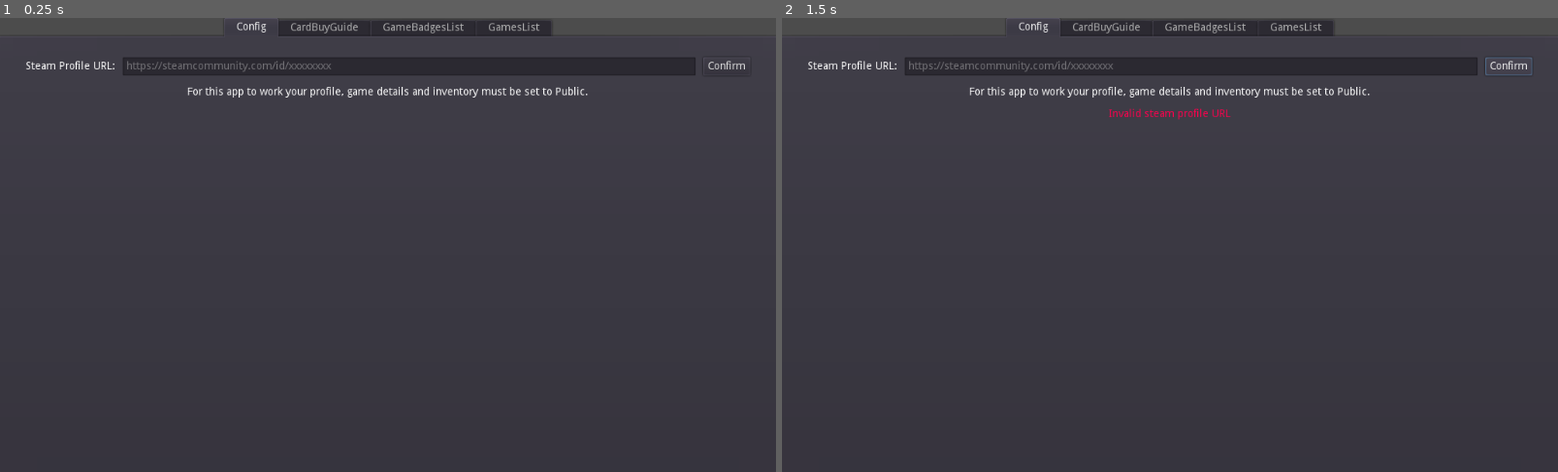
Above: before the commit, frames 1-2 (left to right).
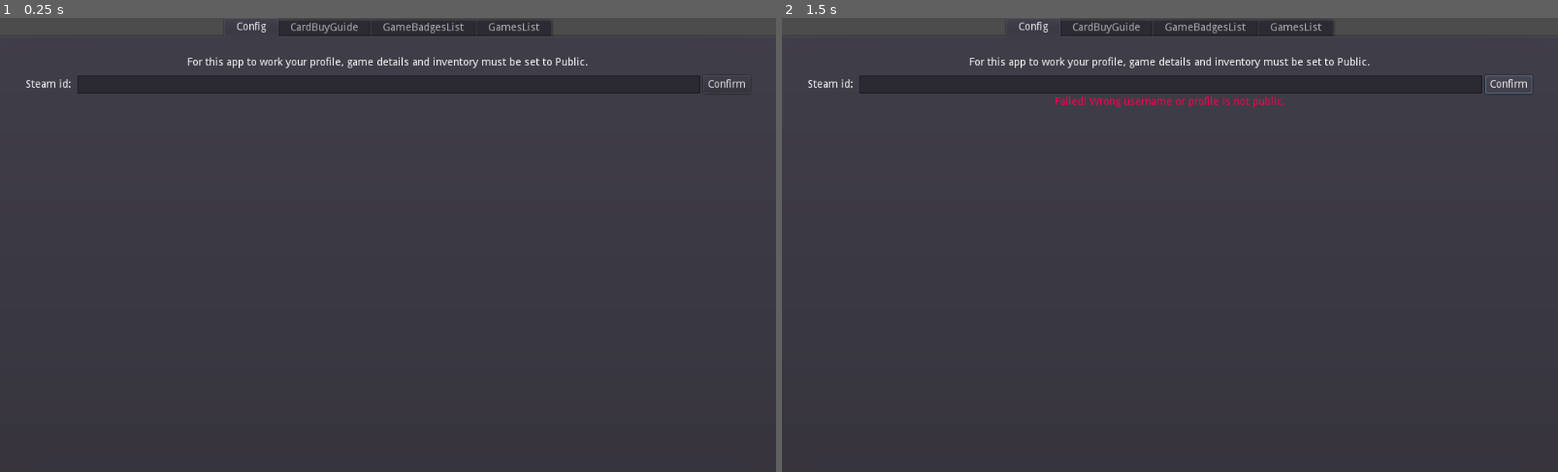
Above: after the commit, the same moments.

Repository: eh-jogos/SteamBadgesMarketGuide
Game: Godot game, scene res://main_app/MainScene.tscn
Two runs of this game, one before a commit and one after it. Both use one fixed random seed, a clock stepped at 60 frames per second and the inputs below.
Inputs:
- Up to frame 1 (0.25 s): no input
- Up to frame 2 (1.5 s): click "Confirm" at 0.5 s; click "Confirm" at 1.25 s

The runs differ from the first frame. In frame 1, 2.0% of the frame differs, in the area x 3-97%, y 8-18%; in frame 2, 2.5%, in the area x 3-97%, y 8-23%.

Commit message:
Validate username through ProfileSetupBlock and new Request

Diff:
--- a/globals/Database.gd
+++ b/globals/Database.gd
@@ -45,6 +45,14 @@
 
 func get_custom_url() -> String:
 	return user_data.steam_custom_url
+
+
+func is_profile_configured() -> bool:
+	var value: bool = (
+			not get_custom_url().empty()
+			and not games.empty()
+	)
+	return value
 
 
 func request_games() -> void:
--- a/globals/request_handlers/RequestHandler.tscn
+++ b/globals/request_handlers/RequestHandler.tscn
@@ -9,4 +9,5 @@
 one_shot = true
 
 [node name="Slots" type="Node" parent="."]
+
 [connection signal="timeout" from="Timer" to="." method="_on_Timer_timeout"]
--- /dev/null
+++ b/globals/requests/UserProfilePageRequest.gd
@@ -0,0 +1,90 @@
+# Requests profile to validade username is correct and profile is public
+class_name UserProfileRequest
+extends HTTPRequest
+
+### Member Variables and Dependencies -------------------------------------------------------------
+#--- signals --------------------------------------------------------------------------------------
+
+signal user_page_success(p_user_id)
+signal user_page_failed
+
+#--- enums ----------------------------------------------------------------------------------------
+
+#--- constants ------------------------------------------------------------------------------------
+
+const URL = "https://steamcommunity.com/id/%s"
+
+#--- public variables - order: export > normal var > onready --------------------------------------
+
+#--- private variables - order: export > normal var > onready -------------------------------------
+
+export var user_id := ""
+
+export var should_log := false
+
+### -----------------------------------------------------------------------------------------------
+
+
+### Built in Engine Methods -----------------------------------------------------------------------
+
+func _ready():
+	# warning-ignore:return_value_discarded
+	connect("request_completed", self, "_on_request_completed")
+	request_user_profile()
+
+### -----------------------------------------------------------------------------------------------
+
+
+### Public Methods --------------------------------------------------------------------------------
+
+func request_user_profile() -> void:
+	if should_log:
+		print_debug("requesting url: %s"%[URL%[user_id]])
+
+	var error = request(URL%[user_id])
+	if  error != OK:
+		push_warning("Something went wrong with UserProfileRequest | Error: %s"%[error])
+		assert(false)
+		emit_signal("user_page_failed")
+		queue_free()
+
+### -----------------------------------------------------------------------------------------------
+
+
+### Private Methods -------------------------------------------------------------------------------
+
+func _on_request_completed(
+			result: int,
+			response_code: int,
+			headers: PoolStringArray,
+			body: PoolByteArray
+	) -> void:
+	if result != OK and response_code != 200:
+		var msg = {
+			result = result,
+			response_code = response_code,
+			headers = headers,
+			body = body.get_string_from_utf8(),
+		}
+
+		print_debug(JSON.print(msg, "  "))
+
+		push_error("Request Response Error | result: %s | response_code: %s"%[result, response_code])
+		assert(false)
+		emit_signal("user_page_failed")
+		queue_free()
+	else:
+		var html_raw: String = body.get_string_from_utf8()
+
+		var is_success := html_raw.find("The specified profile could not be found") == -1
+		if is_success:
+			emit_signal("user_page_success", user_id)
+		else:
+			emit_signal("user_page_failed")
+
+		if should_log:
+			print_debug("User Profile Response arrived | is success: %s"%[is_success])
+
+		queue_free()
+
+### -----------------------------------------------------------------------------------------------
--- a/main_app/tab_scenes/config/Config.gd
+++ b/main_app/tab_scenes/config/Config.gd
@@ -8,17 +8,13 @@
 
 #--- constants ------------------------------------------------------------------------------------
 
-const STEAM_PROFILE_URL = "https://steamcommunity.com/id"
-
 #--- public variables - order: export > normal var > onready --------------------------------------
 
 #--- private variables - order: export > normal var > onready -------------------------------------
 
-onready var _url_line_edit: LineEdit = $Content/CustomUrl/LineEdit
 onready var _button_initialize: Button = $Content/Inititalize
 onready var _button_incomplete: Button = $Content/IncompleteBadgePrices
 onready var _button_complete: Button = $Content/CompletedBadgePrices
-onready var _label_invalid: Label = $Content/InvalidCustomUrl
 onready var _label_progress: Label = $Content/InitializeProgress
 onready var _label_nameid_warning: Label = $Content/WarningLabel2
 onready var _label_incomplete: Label = $Content/IncompleteBadgeProgress
@@ -30,14 +26,12 @@
 ### Built in Engine Methods -----------------------------------------------------------------------
 
 func _ready():
-	_label_invalid.hide()
 	_label_progress.hide()
 	_label_nameid_warning.hide()
 	_label_complete.hide()
 	_label_incomplete.hide()
 
-	if Database.user_data.steam_custom_url != "":
-		_url_line_edit.text = STEAM_PROFILE_URL + "/" + Database.get_custom_url()
+	if Database.is_profile_configured():
 		_button_initialize.show()
 	else:
 		_button_initialize.hide()
@@ -62,30 +56,7 @@
 
 ### Private Methods -------------------------------------------------------------------------------
 
-func _handle_steam_profile_url(url: String) -> void:
-	if url.find(STEAM_PROFILE_URL) == -1:
-		_label_invalid.show()
-		return
-
-	var custom_url = url.replace(STEAM_PROFILE_URL, "").replace("/", "")
-
-	Database.change_user(custom_url)
-	_button_initialize.show()
-
 ### -----------------------------------------------------------------------------------------------
-
-
-func _on_LineEdit_text_entered(new_text: String) -> void:
-	_handle_steam_profile_url(new_text)
-
-
-func _on_Button_pressed() -> void:
-	_handle_steam_profile_url(_url_line_edit.text)
-
-
-func _on_LineEdit_text_changed(new_text):
-	_label_invalid.hide()
-
 
 func _on_Inititalize_pressed():
 	Database.request_games()
--- a/main_app/tab_scenes/config/Config.tscn
+++ b/main_app/tab_scenes/config/Config.tscn
@@ -1,8 +1,9 @@
-[gd_scene load_steps=4 format=2]
+[gd_scene load_steps=5 format=2]
 
 [ext_resource path="res://main_app/tab_scenes/config/Config.gd" type="Script" id=1]
 [ext_resource path="res://main_app/tab_scenes/config/Progress.gd" type="Script" id=2]
 [ext_resource path="res://main_app/tab_scenes/config/BadgeProgress.gd" type="Script" id=3]
+[ext_resource path="res://main_app/tab_scenes/config/ProfileSetupBlock.tscn" type="PackedScene" id=4]
 
 [node name="Config" type="MarginContainer"]
 anchor_right = 1.0
@@ -12,9 +13,6 @@
 custom_constants/margin_left = 30
 custom_constants/margin_bottom = 30
 script = ExtResource( 1 )
-__meta__ = {
-"_edit_use_anchors_": false
-}
 
 [node name="Content" type="VBoxContainer" parent="."]
 margin_left = 30.0
@@ -23,60 +21,21 @@
 margin_bottom = 570.0
 custom_constants/separation = 15
 
-[node name="CustomUrl" type="HBoxContainer" parent="Content"]
-margin_right = 964.0
-margin_bottom = 24.0
-custom_constants/separation = 10
-
-[node name="Label" type="Label" parent="Content/CustomUrl"]
-margin_top = 5.0
-margin_right = 118.0
-margin_bottom = 19.0
-text = "Steam Profile URL:"
-align = 2
-
-[node name="LineEdit" type="LineEdit" parent="Content/CustomUrl"]
-margin_left = 128.0
-margin_right = 892.0
-margin_bottom = 24.0
-size_flags_horizontal = 3
-placeholder_text = "https://steamcommunity.com/id/xxxxxxxx"
-placeholder_alpha = 0.4
-
-[node name="Button" type="Button" parent="Content/CustomUrl"]
-margin_left = 902.0
-margin_right = 964.0
-margin_bottom = 24.0
-text = "Confirm"
-
-[node name="WarningLabel" type="Label" parent="Content"]
-margin_top = 39.0
-margin_right = 964.0
-margin_bottom = 53.0
-text = "For this app to work your profile, game details and inventory must be set to Public."
-align = 1
-
-[node name="InvalidCustomUrl" type="Label" parent="Content"]
-visible = false
-margin_top = 68.0
-margin_right = 964.0
-margin_bottom = 82.0
-custom_colors/font_color = Color( 1, 0, 0.305882, 1 )
-text = "Invalid steam profile URL"
-align = 1
+[node name="ProfileSetupBlock" parent="Content" instance=ExtResource( 4 )]
+margin_bottom = 48.0
 
 [node name="Inititalize" type="Button" parent="Content"]
 margin_left = 392.0
-margin_top = 68.0
+margin_top = 63.0
 margin_right = 572.0
-margin_bottom = 88.0
+margin_bottom = 83.0
 size_flags_horizontal = 4
 text = "Get Game and Badge Data"
 
 [node name="InitializeProgress" type="Label" parent="Content"]
-margin_top = 103.0
+margin_top = 98.0
 margin_right = 964.0
-margin_bottom = 134.0
+margin_bottom = 129.0
 custom_colors/font_color = Color( 0.592157, 1, 0, 1 )
 text = "Scrubbing Games Data (%03d/%03d)
 Scrubbing Badge Data (%03d/%03d)"
@@ -84,9 +43,9 @@
 script = ExtResource( 2 )
 
 [node name="WarningLabel2" type="Label" parent="Content"]
-margin_top = 149.0
+margin_top = 144.0
 margin_right = 964.0
-margin_bottom = 180.0
+margin_bottom = 175.0
 text = "(Getting name_ids is really slow, and has a 5 minute cooldown when requests exceed a certain limit.
 But it is done only once per card, future price updates are much faster)"
 align = 1
@@ -94,16 +53,16 @@
 
 [node name="IncompleteBadgePrices" type="Button" parent="Content"]
 margin_left = 353.0
-margin_top = 195.0
+margin_top = 190.0
 margin_right = 611.0
-margin_bottom = 215.0
+margin_bottom = 210.0
 size_flags_horizontal = 4
 text = "Inititlize Prices for Incomplete Badges"
 
 [node name="IncompleteBadgeProgress" type="Label" parent="Content"]
-margin_top = 230.0
+margin_top = 225.0
 margin_right = 964.0
-margin_bottom = 278.0
+margin_bottom = 273.0
 custom_colors/font_color = Color( 0.592157, 1, 0, 1 )
 text = "Scrubbing Card Name ids (%05d/%05d)
 Getting Card Prices (%05d/%05d)
@@ -113,25 +72,23 @@
 
 [node name="CompletedBadgePrices" type="Button" parent="Content"]
 margin_left = 355.0
-margin_top = 293.0
+margin_top = 288.0
 margin_right = 609.0
-margin_bottom = 313.0
+margin_bottom = 308.0
 size_flags_horizontal = 4
 text = "Inititlize Prices for Completed Badges"
 
 [node name="CompleteBadgeProgress" type="Label" parent="Content"]
-margin_top = 328.0
+margin_top = 323.0
 margin_right = 964.0
-margin_bottom = 376.0
+margin_bottom = 371.0
 custom_colors/font_color = Color( 0.592157, 1, 0, 1 )
 text = "Scrubbing Card Name ids (%03d/%35d)
 Getting Card Prices (%03d/%03d)
 requests cooldown: %02d:%02d"
 align = 1
 script = ExtResource( 3 )
-[connection signal="text_changed" from="Content/CustomUrl/LineEdit" to="." method="_on_LineEdit_text_changed"]
-[connection signal="text_entered" from="Content/CustomUrl/LineEdit" to="." method="_on_LineEdit_text_entered"]
-[connection signal="pressed" from="Content/CustomUrl/Button" to="." method="_on_Button_pressed"]
+
 [connection signal="pressed" from="Content/Inititalize" to="." method="_on_Inititalize_pressed"]
 [connection signal="pressed" from="Content/IncompleteBadgePrices" to="." method="_on_IncompleteBadgePrices_pressed"]
 [connection signal="pressed" from="Content/CompletedBadgePrices" to="." method="_on_CompletedBadgePrices_pressed"]
--- /dev/null
+++ b/main_app/tab_scenes/config/ProfileSetupBlock.gd
@@ -0,0 +1,68 @@
+# Write your doc string for this file here
+class_name ProfileSetup
+extends VBoxContainer
+
+### Member Variables and Dependencies -------------------------------------------------------------
+#--- signals --------------------------------------------------------------------------------------
+
+#--- enums ----------------------------------------------------------------------------------------
+
+#--- constants ------------------------------------------------------------------------------------
+
+#--- public variables - order: export > normal var > onready --------------------------------------
+
+#--- private variables - order: export > normal var > onready -------------------------------------
+
+onready var _confirm_id: Button = $IDBlock/IdLine/ConfirmId
+onready var _line_edit_id: LineEdit = $IDBlock/IdLine/LineEdit
+onready var _status_id: AnimationPlayer = $IDBlock/IDStatus
+
+### -----------------------------------------------------------------------------------------------
+
+
+### Built in Engine Methods -----------------------------------------------------------------------
+
+func _ready() -> void:
+	var current_id := Database.get_custom_url()
+	if not current_id.empty():
+		_status_id.play("success")
+		_line_edit_id.text = current_id
+	else:
+		_status_id.play("RESET")
+
+### -----------------------------------------------------------------------------------------------
+
+
+### Public Methods --------------------------------------------------------------------------------
+
+### -----------------------------------------------------------------------------------------------
+
+
+### Private Methods -------------------------------------------------------------------------------
+
+func _on_ConfirmId_pressed() -> void:
+	_confirm_id.disabled = true
+	var current_id := _line_edit_id.text
+	if current_id.empty():
+		_on_user_page_failed()
+		return
+
+	var request := UserProfileRequest.new()
+	request.user_id = current_id
+	request.connect("user_page_failed", self, "_on_user_page_failed")
+	request.connect("user_page_success", self, "_on_user_page_success")
+	add_child(request)
+
+
+func _on_user_page_failed() -> void:
+	_status_id.play("failed")
+	_confirm_id.disabled = false
+
+
+func _on_user_page_success(user_id: String) -> void:
+	_status_id.play("success")
+	_confirm_id.disabled = false
+	Database.change_user(user_id)
+
+
+### -----------------------------------------------------------------------------------------------
--- /dev/null
+++ b/main_app/tab_scenes/config/ProfileSetupBlock.tscn
@@ -0,0 +1,213 @@
+[gd_scene load_steps=5 format=2]
+
+[ext_resource path="res://main_app/tab_scenes/config/ProfileSetupBlock.gd" type="Script" id=1]
+
+[sub_resource type="Animation" id=1]
+length = 0.001
+tracks/0/type = "value"
+tracks/0/path = NodePath("LabelInvalid:visible")
+tracks/0/interp = 1
+tracks/0/loop_wrap = true
+tracks/0/imported = false
+tracks/0/enabled = true
+tracks/0/keys = {
+"times": PoolRealArray( 0 ),
+"transitions": PoolRealArray( 1 ),
+"update": 1,
+"values": [ false ]
+}
+tracks/1/type = "value"
+tracks/1/path = NodePath("LabelSuccess:visible")
+tracks/1/interp = 1
+tracks/1/loop_wrap = true
+tracks/1/imported = false
+tracks/1/enabled = true
+tracks/1/keys = {
+"times": PoolRealArray( 0 ),
+"transitions": PoolRealArray( 1 ),
+"update": 1,
+"values": [ false ]
+}
+tracks/2/type = "value"
+tracks/2/path = NodePath("../SourceBlock:visible")
+tracks/2/interp = 1
+tracks/2/loop_wrap = true
+tracks/2/imported = false
+tracks/2/enabled = true
+tracks/2/keys = {
+"times": PoolRealArray( 0 ),
+"transitions": PoolRealArray( 1 ),
+"update": 1,
+"values": [ false ]
+}
+
+[sub_resource type="Animation" id=3]
+resource_name = "failed"
+length = 0.001
+tracks/0/type = "value"
+tracks/0/path = NodePath("LabelInvalid:visible")
+tracks/0/interp = 1
+tracks/0/loop_wrap = true
+tracks/0/imported = false
+tracks/0/enabled = true
+tracks/0/keys = {
+"times": PoolRealArray( 0 ),
+"transitions": PoolRealArray( 1 ),
+"update": 1,
+"values": [ true ]
+}
+tracks/1/type = "value"
+tracks/1/path = NodePath("LabelSuccess:visible")
+tracks/1/interp = 1
+tracks/1/loop_wrap = true
+tracks/1/imported = false
+tracks/1/enabled = true
+tracks/1/keys = {
+"times": PoolRealArray( 0 ),
+"transitions": PoolRealArray( 1 ),
+"update": 1,
+"values": [ false ]
+}
+tracks/2/type = "value"
+tracks/2/path = NodePath("../SourceBlock:visible")
+tracks/2/interp = 1
+tracks/2/loop_wrap = true
+tracks/2/imported = false
+tracks/2/enabled = true
+tracks/2/keys = {
+"times": PoolRealArray( 0 ),
+"transitions": PoolRealArray( 1 ),
+"update": 1,
+"values": [ false ]
+}
+
+[sub_resource type="Animation" id=2]
+resource_name = "success"
+length = 0.001
+tracks/0/type = "value"
+tracks/0/path = NodePath("LabelInvalid:visible")
+tracks/0/interp = 1
+tracks/0/loop_wrap = true
+tracks/0/imported = false
+tracks/0/enabled = true
+tracks/0/keys = {
+"times": PoolRealArray( 0 ),
+"transitions": PoolRealArray( 1 ),
+"update": 1,
+"values": [ false ]
+}
+tracks/1/type = "value"
+tracks/1/path = NodePath("LabelSuccess:visible")
+tracks/1/interp = 1
+tracks/1/loop_wrap = true
+tracks/1/imported = false
+tracks/1/enabled = true
+tracks/1/keys = {
+"times": PoolRealArray( 0 ),
+"transitions": PoolRealArray( 1 ),
+"update": 1,
+"values": [ true ]
+}
+tracks/2/type = "value"
+tracks/2/path = NodePath("../SourceBlock:visible")
+tracks/2/interp = 1
+tracks/2/loop_wrap = true
+tracks/2/imported = false
+tracks/2/enabled = true
+tracks/2/keys = {
+"times": PoolRealArray( 0 ),
+"transitions": PoolRealArray( 1 ),
+"update": 1,
+"values": [ true ]
+}
+
+[node name="ProfileSetupBlock" type="VBoxContainer"]
+margin_right = 964.0
+margin_bottom = 154.0
+custom_constants/separation = 10
+script = ExtResource( 1 )
+
+[node name="WarningLabel" type="Label" parent="."]
+margin_right = 964.0
+margin_bottom = 14.0
+text = "For this app to work your profile, game details and inventory must be set to Public."
+align = 1
+
+[node name="IDBlock" type="VBoxContainer" parent="."]
+margin_top = 24.0
+margin_right = 964.0
+margin_bottom = 66.0
+
+[node name="IdLine" type="HBoxContainer" parent="IDBlock"]
+margin_right = 964.0
+margin_bottom = 24.0
+
+[node name="LabelID" type="Label" parent="IDBlock/IdLine"]
+margin_top = 5.0
+margin_right = 64.0
+margin_bottom = 19.0
+text = "Steam id: "
+
+[node name="LineEdit" type="LineEdit" parent="IDBlock/IdLine"]
+margin_left = 68.0
+margin_right = 898.0
+margin_bottom = 24.0
+size_flags_horizontal = 3
+
+[node name="ConfirmId" type="Button" parent="IDBlock/IdLine"]
+margin_left = 902.0
+margin_right = 964.0
+margin_bottom = 24.0
+text = "Confirm"
+
+[node name="LabelSuccess" type="Label" parent="IDBlock"]
+visible = false
+margin_top = 28.0
+margin_right = 964.0
+margin_bottom = 42.0
+custom_colors/font_color = Color( 0.592157, 1, 0, 1 )
+text = "Success! Could access profile!"
+align = 1
+
+[node name="LabelInvalid" type="Label" parent="IDBlock"]
+visible = false
+margin_top = 28.0
+margin_right = 964.0
+margin_bottom = 42.0
+custom_colors/font_color = Color( 1, 0, 0.31, 1 )
+text = "Failed! Wrong username or profile is not public."
+align = 1
+
+[node name="IDStatus" type="AnimationPlayer" parent="IDBlock"]
+anims/RESET = SubResource( 1 )
+anims/failed = SubResource( 3 )
+anims/success = SubResource( 2 )
+
+[node name="SourceBlock" type="VBoxContainer" parent="."]
+visible = false
+margin_top = 76.0
+margin_right = 964.0
+margin_bottom = 218.0
+
+[node name="Label" type="Label" parent="SourceBlock"]
+margin_right = 964.0
+margin_bottom = 14.0
+text = "Steam Profile Source Code:"
+
+[node name="SourceBox" type="TextEdit" parent="SourceBlock"]
+margin_top = 18.0
+margin_right = 964.0
+margin_bottom = 118.0
+rect_min_size = Vector2( 0, 100 )
+size_flags_horizontal = 3
+show_line_numbers = true
+draw_tabs = true
+draw_spaces = true
+
+[node name="Button" type="Button" parent="SourceBlock"]
+margin_top = 122.0
+margin_right = 964.0
+margin_bottom = 142.0
+text = "Confirm"
+
+[connection signal="pressed" from="IDBlock/IdLine/ConfirmId" to="." method="_on_ConfirmId_pressed"]
--- a/project.godot
+++ b/project.godot
@@ -39,6 +39,11 @@
 "language": "GDScript",
 "path": "res://globals/requests/GamesListRequest.gd"
 }, {
+"base": "VBoxContainer",
+"class": "ProfileSetup",
+"language": "GDScript",
+"path": "res://main_app/tab_scenes/config/ProfileSetupBlock.gd"
+}, {
 "base": "Resource",
 "class": "SteamBadgeData",
 "language": "GDScript",
@@ -68,6 +73,11 @@
 "class": "UserData",
 "language": "GDScript",
 "path": "res://custom_resources/UserData.gd"
+}, {
+"base": "HTTPRequest",
+"class": "UserProfileRequest",
+"language": "GDScript",
+"path": "res://globals/requests/UserProfilePageRequest.gd"
 } ]
 _global_script_class_icons={
 "BadgeRequest": "",
@@ -76,12 +86,14 @@
 "CustomSorter": "",
 "GameDetailsRequest": "",
 "GamesListRequest": "",
+"ProfileSetup": "",
 "SteamBadgeData": "",
 "SteamBoosterPack": "",
 "SteamCardData": "",
 "SteamGameData": "",
 "UpdateBadgeRequest": "",
-"UserData": ""
+"UserData": "",
+"UserProfileRequest": ""
 }
 
 [application]
